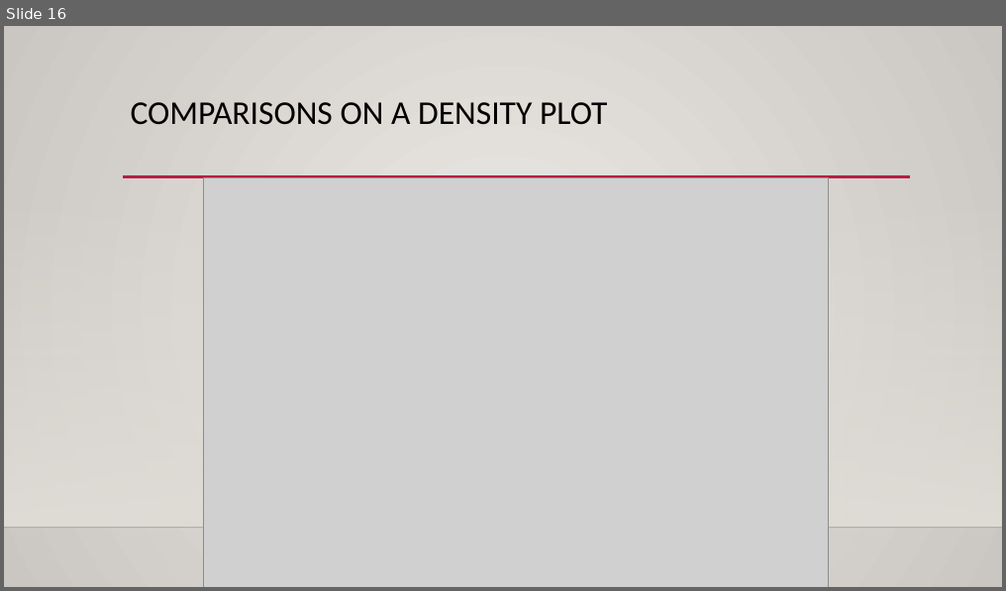
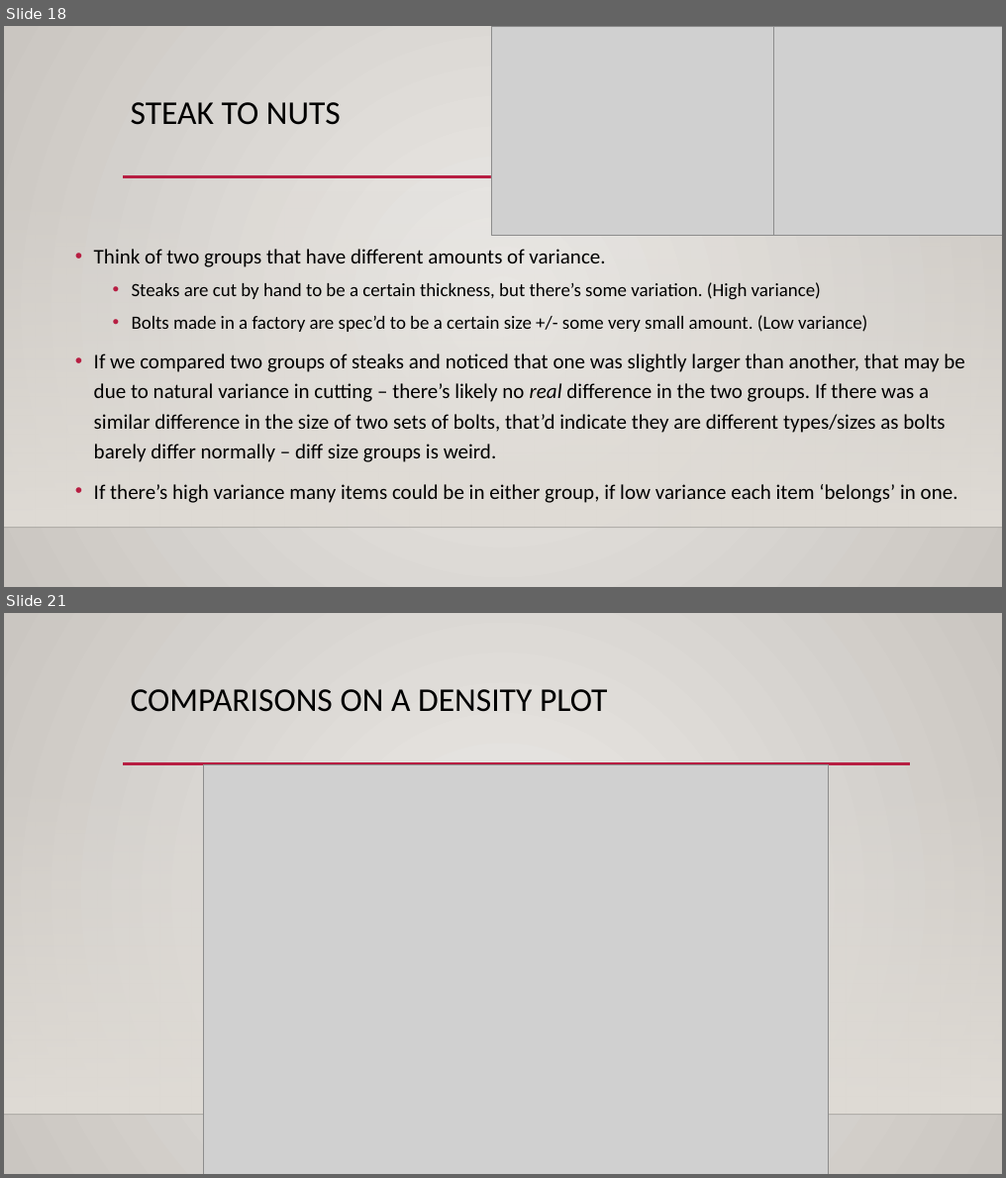
Before and after one commit to SedemSetor/Basic_Stats_in_Python_Student_Repository, a slide deck: reference_material/slides/003_Distribution_Basics.pptx. Shown one above the other, each under a label of ours: slide 16 before the commit, slides 18 and 21 after it; the slides between them are not shown. The pictures are 1006x591 and 1006x1178 pixels, drawn with LibreOffice and Linux fonts; fonts in the diff are those of the drawing; grey boxes stand for pictures; background and template pictures are left out. Boxes give left, top, right and bottom in pixels: in the first picture for what was removed or moved away, otherwise in the second. Text is boxed around its words. In the diff, an @@ line names an element or a change of style, - is before the commit and + after.

```diff
--- a/reference_material/slides/003_Distribution_Basics.pptx
+++ b/reference_material/slides/003_Distribution_Basics.pptx
@@ slide 18 added at [4,26,1002,587], background gradient #ECEAE7 to #CAC7C1; not listed: 3 template elements that a slide beside it also shows @@
@@ picture added at [491,26,774,235] @@
@@ picture added at [774,26,1002,235] @@
@@ title added at [131,102,341,125], 32 pt, text #000000 @@
+STEAK TO NUTS
@@ text added at [94,249,964,503], 20 pt, text #000000 @@
+• Think of two groups that have different amounts of variance.
+  • Steaks are cut by hand to be a certain thickness, but there’s some variation. (High variance)
+  • Bolts made in a factory are spec’d to be a certain size +/- some very small amount. (Low variance)
+• If we compared two groups of steaks and noticed that one was slightly larger than another, that may be due to natural variance in cutting – there’s likely no real difference in the two groups. If there was a similar difference in the size of two sets of bolts, that’d indicate they are different types/sizes as bolts barely differ normally – diff size groups is weird.
+• If there’s high variance many items could be in either group, if low variance each item ‘belongs’ in one.
@@ what was slide 16 is now slide 21 @@
```
Also in this commit, not shown: 8 slides changed, 9 other slides added, 2 other files.
